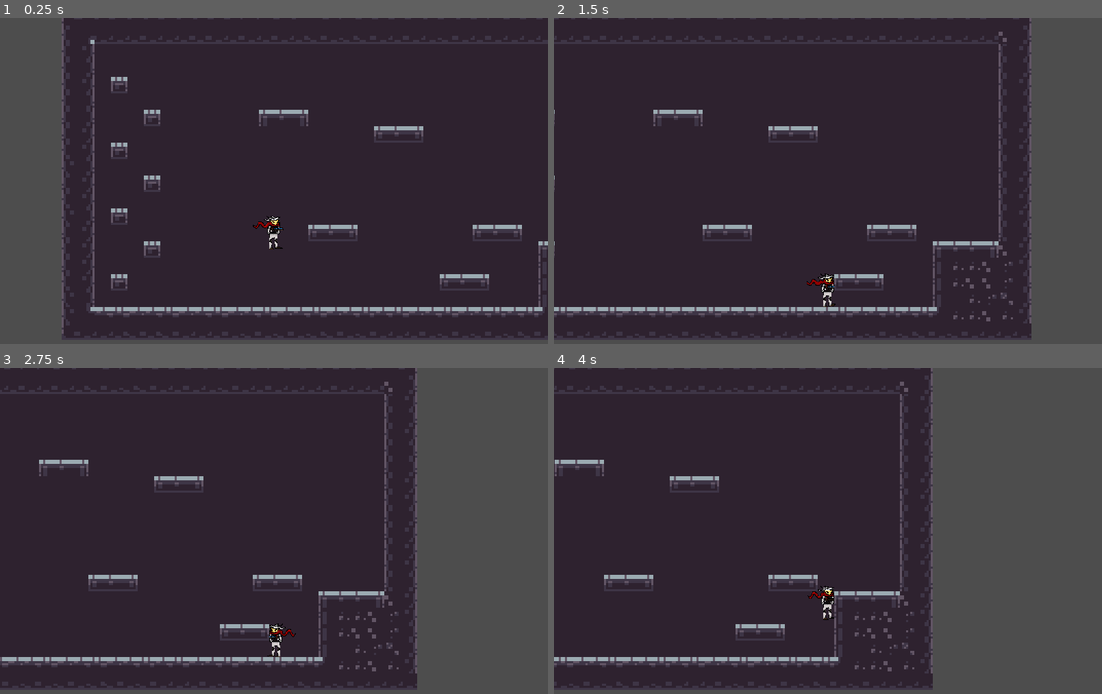
Above: before the commit, frames 1-4 (two rows, left to right).
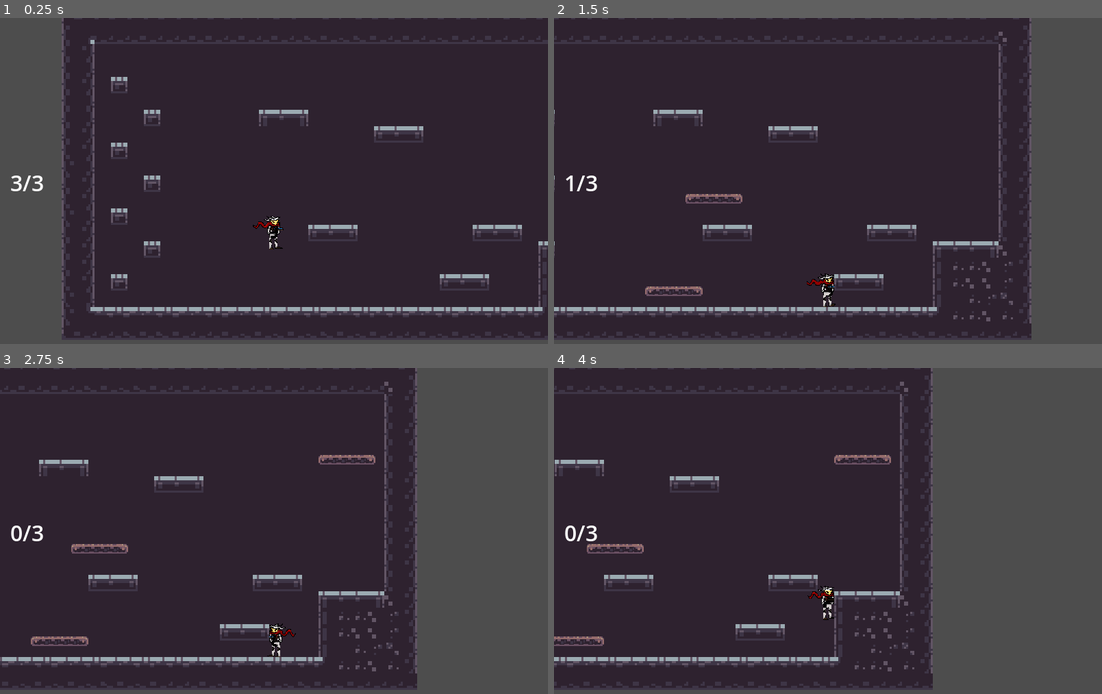
Above: after the commit, the same moments.

Repository: Justas-Kaulakis/ktu-platformer
Game: Godot game, scene res://demo_level.tscn
The game is run twice, just before and just after one commit, with the same random seed, the same clock (stepped at 60 frames per second) and the same inputs.
Inputs (mouse positions are in pixels of both pictures, inside the frame that each line leads up to):
- Up to frame 1 (0.25 s): no input
- Up to frame 2 (1.5 s): tap Enter at 0.5 s; move the mouse to (828, 291) at 0.52 s; hold D (move_right) from 0.53 s (still down); click (828, 291) at 0.6 s; tap W (jump) at 0.77 s; move the mouse to (718, 197) at 1.27 s; click (718, 197) at 1.35 s
- Up to frame 3 (2.75 s): tap W (jump) at 1.52 s; move the mouse to (328, 459) at 2.02 s; release D (move_right) at 2.03 s; hold A (move_left) from 2.03 s (still down); click (328, 459) at 2.1 s
- Up to frame 4 (4 s): tap Space at 2.75 s; move the mouse to (800, 599) at 2.77 s; release A (move_left) at 2.78 s; hold D (move_right) from 2.78 s (still down); click (800, 599) at 2.85 s; tap W (jump) at 3.02, 3.77 s; move the mouse to (992, 583) at 3.52 s; click (992, 583) at 3.6 s

The runs differ from the first frame. In frame 1, 0.1% of the frame differs, in the area x 2-51%, y 48-68%; in frame 2, 0.5%; in frame 3, 0.7%, in the area x 2-69%, y 26-86%; in frame 4, 0.7%.

Commit message:
Fixed platformer fun after merge

Diff:
--- a/demo_level.tscn
+++ b/demo_level.tscn
@@ -9,23 +9,23 @@
 
 [node name="Game Manager" parent="." index="0" instance=ExtResource("2_cim0o")]
 
-[node name="Background tiles" parent="." index="1"]
+[node name="Background tiles" parent="." index="2"]
 z_index = -2
 scale = Vector2(3, 3)
 tile_map_data = PackedByteArray("AAACAAIAAAAJAAwAAAACAAMAAAAJAAwAAAACAAQAAAAJAAwAAAACAAUAAAAJAAwAAAACAAYAAAAJAAwAAAACAA …(7856 unchanged characters)…
 
-[node name="Collision tiles" parent="." index="2"]
+[node name="Collision tiles" parent="." index="3"]
 top_level = true
 scale = Vector2(3, 3)
 tile_map_data = PackedByteArray("AAAAAAAAAAADABAAADAAAAEAAAABABAAAAABAAAAAAADABAAADABAAEAAAACABAAAAACAAAAAAACABAAADACAA …(3792 unchanged characters)…
 script = ExtResource("2_t5d6x")
-
-[node name="Player" parent="." index="3"]
-position = Vector2(238, 285)
 
 [node name="UI" type="CanvasLayer" parent="." index="4"]
 
 [node name="Input Settings" parent="UI" index="0" instance=ExtResource("4_ok5di")]
 visible = false
 
+[node name="Player" parent="." index="5"]
+position = Vector2(238, 285)
+
 [connection signal="mouse_entered" from="Player" to="Player" method="_on_mouse_entered"]
--- a/level/demo_level.tscn
+++ b/level/demo_level.tscn
@@ -2508,6 +2508,7 @@
 [node name="AudioManager" parent="." instance=ExtResource("2_ef1ie")]
 
 [node name="Background tiles" type="TileMapLayer" parent="."]
+z_index = -2
 scale = Vector2(5.5, 5.5)
 tile_map_data = PackedByteArray("AAACAAIAAAAJAAwAAAACAAMAAAAJAAwAAAACAAQAAAAJAAwAAAACAAUAAAAJAAwAAAACAAYAAAAJAAwAAAACAA …(2016 unchanged characters)…
 tile_set = SubResource("TileSet_qraay")
--- a/player/platform_counter.gd
+++ b/player/platform_counter.gd
@@ -9,8 +9,8 @@
 
 # Called every frame. 'delta' is the elapsed time since the previous frame.
 func _process(_delta) -> void:
-	var current = get_owner().get_node("Sprite2D/PlatformGun").platform_count
-	var count = get_owner().get_node("Sprite2D/PlatformGun").count
+	var current = get_owner().platform_count
+	var count = get_owner().count
 	#var current = get_owner().get_node("player/PlatformGun").platform_count
 	#var count = get_owner().get_node("player/PlatformGun").count
 	set_text(str(current)+"/"+str(count))
--- a/player/platform_gun.tscn
+++ b/player/platform_gun.tscn
@@ -1,7 +1,8 @@
-[gd_scene load_steps=3 format=3 uid="uid://cs6id1t2vxalj"]
+[gd_scene load_steps=4 format=3 uid="uid://cs6id1t2vxalj"]
 
 [ext_resource type="Script" uid="uid://hfvyc18jcmd1" path="res://player/platform_gun.gd" id="1_401ta"]
 [ext_resource type="Texture2D" uid="uid://6ljg8g6rlksv" path="res://player/gun.png" id="1_vrh1o"]
+[ext_resource type="Script" uid="uid://nqki4ra3pray" path="res://player/platform_counter.gd" id="3_ccd2a"]
 
 [node name="PlatformGun" type="Node2D"]
 script = ExtResource("1_401ta")
@@ -9,3 +10,17 @@
 [node name="Sprite2D" type="Sprite2D" parent="."]
 scale = Vector2(0.3, 0.3)
 texture = ExtResource("1_vrh1o")
+
+[node name="CanvasLayer" type="CanvasLayer" parent="."]
+
+[node name="platform_counter" type="Label" parent="CanvasLayer"]
+anchors_preset = 4
+anchor_top = 0.5
+anchor_bottom = 0.5
+offset_left = 15.0
+offset_top = -11.5
+offset_right = 40.0
+offset_bottom = 11.5
+grow_vertical = 2
+text = "3/3"
+script = ExtResource("3_ccd2a")
--- a/player/player.tscn
+++ b/player/player.tscn
@@ -1,10 +1,9 @@
-[gd_scene load_steps=20 format=3 uid="uid://vh7pmputa7r3"]
+[gd_scene load_steps=19 format=3 uid="uid://vh7pmputa7r3"]
 
 [ext_resource type="Texture2D" uid="uid://bmx4mn1lddj8j" path="res://player/male_hero_done.png" id="2_qjkh3"]
 [ext_resource type="Script" uid="uid://bo8vshlkb74dq" path="res://player/player.gd" id="3"]
+[ext_resource type="PackedScene" uid="uid://cs6id1t2vxalj" path="res://player/platform_gun.tscn" id="3_yw30f"]
 [ext_resource type="AudioStream" uid="uid://sjod173axgwf" path="res://player/jump.wav" id="5"]
-[ext_resource type="AudioStream" uid="uid://b01brytl75mwa" path="res://player/shoot.wav" id="6"]
-[ext_resource type="Script" uid="uid://duj80kqe8y88d" path="res://player/gun.gd" id="8"]
 
 [sub_resource type="Animation" id="Animation_boad6"]
 length = 0.001
@@ -245,17 +244,7 @@
 vframes = 3
 frame = 7
 
-[node name="Gun" type="Marker2D" parent="Sprite2D"]
-position = Vector2(45.1557, -13.8709)
-script = ExtResource("8")
-
-[node name="Shoot" type="AudioStreamPlayer2D" parent="Sprite2D/Gun"]
-position = Vector2(39.7449, -11.3612)
-stream = ExtResource("6")
-
-[node name="Cooldown" type="Timer" parent="Sprite2D/Gun"]
-wait_time = 0.3
-one_shot = true
+[node name="PlatformGun" parent="Sprite2D" instance=ExtResource("3_yw30f")]
 
 [node name="CollisionShape2D" type="CollisionShape2D" parent="."]
 position = Vector2(1.25, -30)
